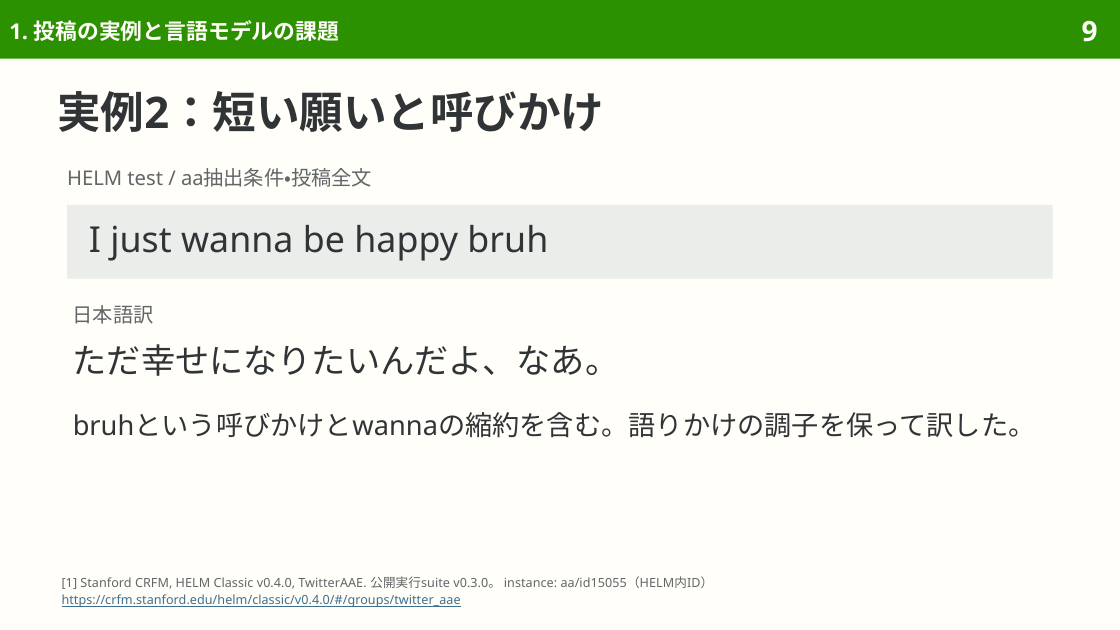
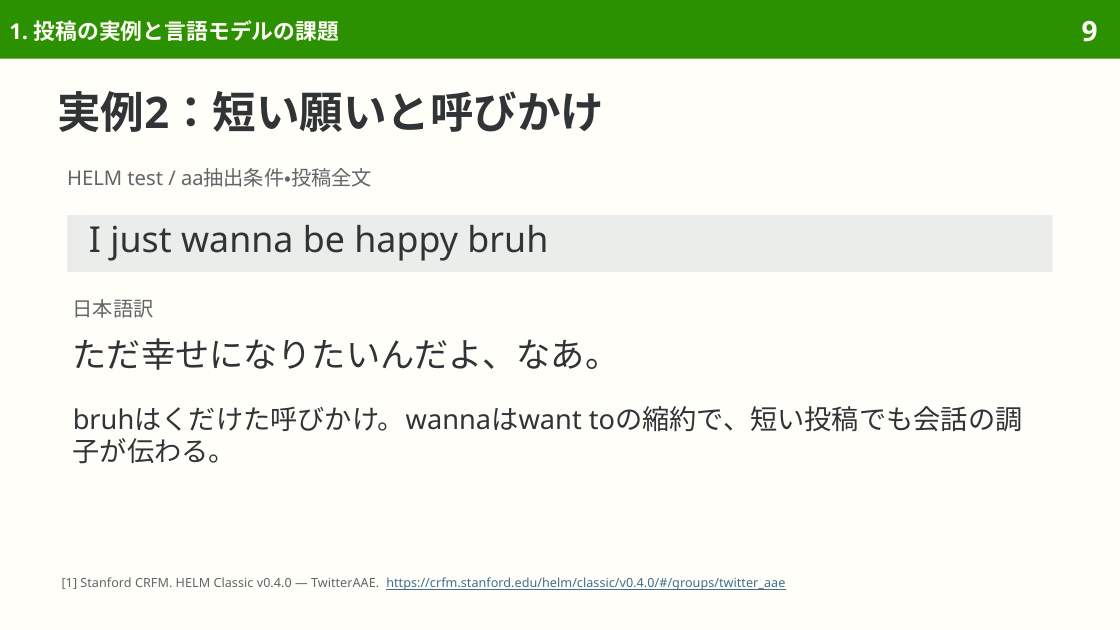
Before and after one commit to sasakiy84/datasets-in-10-minutes, a slide deck: slide 9 of slides/datasets-in-10-minutes-twitter-aae.pptx. Drawn at 1120x630 pixels with LibreOffice and Linux fonts; fonts in the diff are those of the drawing. Boxes give left, top, right and bottom in pixels: in the first picture for what was removed or moved away, otherwise in the second. Text is boxed around its words. In the diff, an @@ line names an element or a change of style, - is before the commit and + after.

Commit message:
Explain TwitterAAE selection and evaluation in natural Japanese

```diff
--- a/slides/datasets-in-10-minutes-twitter-aae.pptx
+++ b/slides/datasets-in-10-minutes-twitter-aae.pptx
@@ rectangle "I just wanna be happy ...": place and size @@
-rectangle "I just wanna be happy ..." at <box>67,205,1053,279</box>
+rectangle "I just wanna be happy ..." at <box>67,215,1053,272</box>
@@ text "日本語訳": place and size @@
-text "日本語訳" at <box>73,305,154,324</box>
+text "日本語訳" at <box>73,299,154,318</box>
@@ text "ただ幸せになりたいんだよ、なあ。": place and size @@
-text "ただ幸せになりたいんだよ、なあ。" at <box>73,344,620,376</box>
+text "ただ幸せになりたいんだよ、なあ。" at <box>73,338,620,370</box>
@@ text at <box>73,406,1023,464</box>: text changed @@
-bruhという呼びかけとwannaの縮約を含む。語りかけの調子を保って訳した。
+bruhはくだけた呼びかけ。wannaはwant toの縮約で、短い投稿でも会話の調子が伝わる。
@@ text at <box>62,577,785,590</box>: text changed; text colour #626669 to #3F6F8F @@
-[1] Stanford CRFM, HELM Classic v0.4.0, TwitterAAE. 公開実行suite v0.3.0。 instance: aa/id15055（HELM内ID）
-https://crfm.stanford.edu/helm/classic/v0.4.0/#/groups/twitter_aae
+[1] Stanford CRFM. HELM Classic v0.4.0 — TwitterAAE. https://crfm.stanford.edu/helm/classic/v0.4.0/#/groups/twitter_aae
```
Also in this commit, not shown: 36 other slides changed, 1 slide removed, 34 other files.
